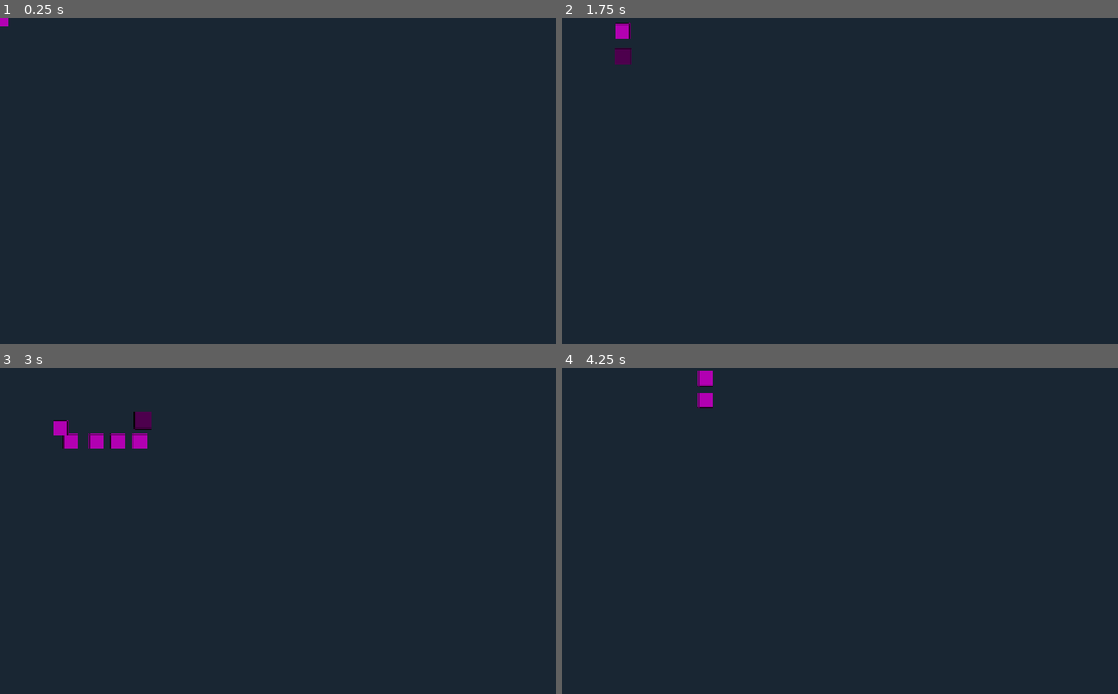
Above: before the commit, frames 1-4 (two rows, left to right).
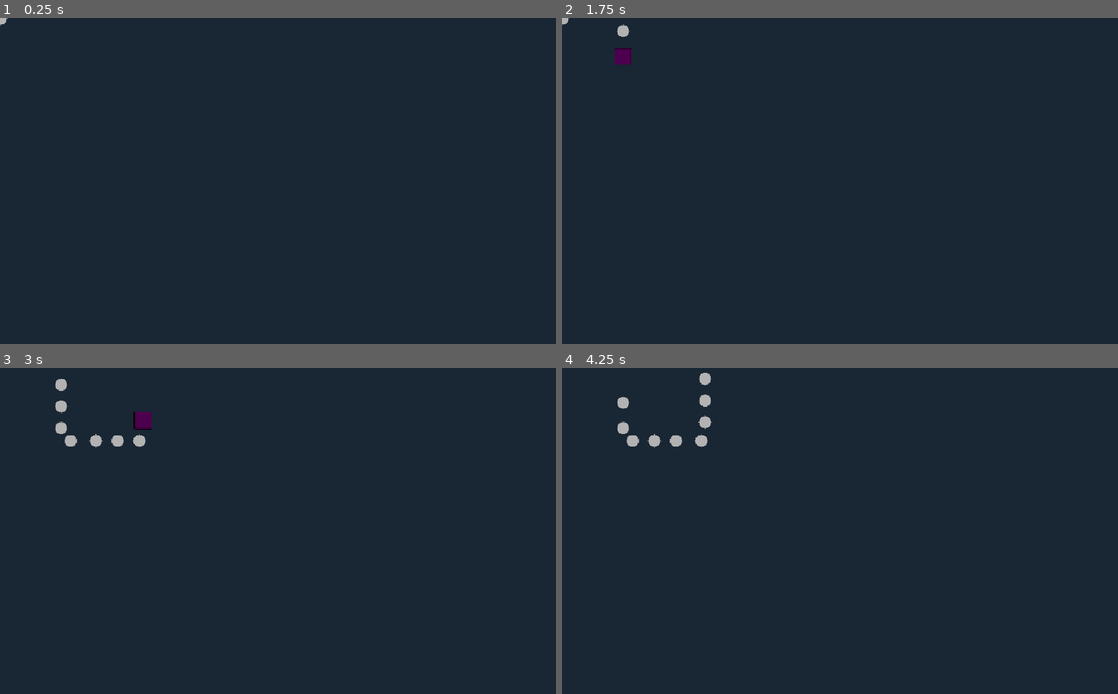
Above: after the commit, the same moments.

Repository: josephhagancreative/rotasnake
Game: Godot game, scene res://Snake.tscn
The game is run twice, just before and just after one commit, with the same random seed, the same clock (stepped at 60 frames per second) and the same inputs.
Inputs:
- Up to frame 1 (0.25 s): no input
- Up to frame 2 (1.75 s): tap Enter (ui_accept) at 0.5, 0.77, 1.52 s; hold Right (ui_right) 0.53-1.28 s; hold Down (ui_down) from 1.28 s (still down)
- Up to frame 3 (3 s): release Down (ui_down) at 2.03 s; hold Right (ui_right) 2.03-2.78 s; hold Up (ui_up) from 2.78 s (still down)
- Up to frame 4 (4.25 s): tap Enter (ui_accept) at 3.02, 3.77 s; release Up (ui_up) at 3.53 s; hold Left (ui_left) from 3.53 s (still down)

The runs differ from the first frame. In frame 1, less than 0.1% of the frame differs, in the area x 0-2%, y 0-3%; in frame 2, 0.2%; in frame 3, 0.8%, in the area x 9-27%, y 3-25%; in frame 4, 0.7%.

Commit message:
update snake body

Diff:
--- a/levels/Level3.gd
+++ b/levels/Level3.gd
@@ -51,20 +51,6 @@
 	obstacle2.move_speed = 60
 	add_child(obstacle2)
 
-	# Debug: Log goal and obstacle positions
-	print("=== LEVEL 3 DEBUG ===")
-	print("Goal position: ", goal.position)
-	print("Goal bounds: ", goal.position - Vector2(20, 20), " to ", goal.position + Vector2(20, 20))
-	print("Goal + 25px clearance zone: ", goal.position - Vector2(45, 45), " to ", goal.position + Vector2(45, 45))
-	print("Obstacle2 start: ", obstacle2.position)
-	print("Obstacle2 move_distance: ", obstacle2.move_distance, " (half_dist: ", obstacle2.move_distance * 0.5, ")")
-	var half_dist = obstacle2.move_distance * 0.5
-	print("Square corners will be:")
-	print("  1: ", obstacle2.position)
-	print("  2: ", obstacle2.position + Vector2(half_dist, 0))
-	print("  3: ", obstacle2.position + Vector2(half_dist, half_dist))
-	print("  4: ", obstacle2.position + Vector2(0, half_dist))
-
 func create_wall_line(start: Vector2, end: Vector2):
 	var line = Line2D.new()
 	line.add_point(start)
--- a/snake.gd
+++ b/snake.gd
@@ -26,7 +26,12 @@
 var tail_segments = []
 var position_history = []
 var history_timer = 0.0
-var tail_length = 5  # Start with 5 segments
+var tail_length = 12  # Start with 12 segments to reduce gaps
+
+# Self-collision immunity
+var collision_immunity_time = 2.0  # 2 seconds of immunity at start
+var immunity_timer = 0.0
+var min_tail_segment_distance = 3  # Ignore first 3 tail segments
 
 # Visual
 @onready var sprite = $Sprite2D
@@ -38,6 +43,9 @@
 var tail_segment_scene = preload("res://TailSegment.tscn")
 
 func _ready():
+	# Initialize immunity timer
+	immunity_timer = collision_immunity_time
+
 	# Set initial movement direction for smooth rotation start
 	movement_direction = Vector2(1, 0)  # Start facing right
 
@@ -60,9 +68,23 @@
 	create_tail_segments()
 
 	# Connect head area for self-collision detection
+	# Configure HeadArea collision - it should be on layer 1 and detect layer 2 (tail segments)
+	head_area.collision_layer = 1  # 2^0 = layer 1 (snake_head)
+	head_area.collision_mask = 2   # 2^1 = detect layer 2 (snake_tail)
+
+	# Set head collision shape to normal size for solid body
+	var head_collision = head_area.get_child(0) as CollisionShape2D
+	if head_collision and head_collision.shape is CircleShape2D:
+		var head_shape = head_collision.shape as CircleShape2D
+		head_shape.radius = 12.0  # Back to normal size for solid collision
+
 	head_area.area_entered.connect(_on_head_area_entered)
 
 func _physics_process(delta):
+	# Update immunity timer
+	if immunity_timer > 0:
+		immunity_timer -= delta
+
 	# Record position history
 	update_position_history(delta)
 
@@ -198,7 +220,6 @@
 
 func die():
 	# Called when snake hits something
-	print("Snake died!")
 	died.emit()
 	set_physics_process(false)  # Stop movement
 
@@ -221,6 +242,19 @@
 func create_tail_segments():
 	for i in range(tail_length):
 		var segment = tail_segment_scene.instantiate()
+
+		# Set collision layer for tail segments (layer 2: snake_tail)
+		segment.collision_layer = 2  # 2^1 = layer 2
+		segment.collision_mask = 0   # Don't detect anything
+
+		# Set tail collision shape to be smaller than head (circular)
+		var tail_collision = segment.get_child(0) as CollisionShape2D
+		if tail_collision:
+			# Create a circular collision shape for body segments
+			var circle_shape = CircleShape2D.new()
+			circle_shape.radius = 10.0  # Smaller than head (12px)
+			tail_collision.shape = circle_shape
+
 		tail_segments.append(segment)
 		get_parent().call_deferred("add_child", segment)
 
@@ -252,10 +286,24 @@
 				segment.set_segment_position(hist_data.position)
 				segment.set_segment_rotation(hist_data.rotation)
 
+func check_self_collision_overlap(tail_area: Area2D):
+	die()
+
 func _on_head_area_entered(area):
+	# Check immunity period
+	if immunity_timer > 0:
+		return
+
 	# Check if we hit our own tail
 	if area in tail_segments:
-		die()
+		# Find which segment this is
+		var segment_index = tail_segments.find(area)
+
+		# Ignore collisions with nearby segments (first few segments)
+		if segment_index < min_tail_segment_distance:
+			return
+
+		check_self_collision_overlap(area)
 
 func add_tail_segment():
 	# Called when collecting items
--- a/tail_segment.gd
+++ b/tail_segment.gd
@@ -2,6 +2,31 @@
 class_name TailSegment
 
 @onready var sprite = $Sprite2D
+
+func _ready():
+	# Make the sprite circular for body segments
+	if sprite:
+		# Create a circular texture programmatically
+		var image = Image.create(32, 32, false, Image.FORMAT_RGBA8)
+		var center = Vector2(16, 16)
+		var radius = 14.0
+
+		# Draw a filled circle
+		for x in range(32):
+			for y in range(32):
+				var distance = Vector2(x, y).distance_to(center)
+				if distance <= radius:
+					# White circle with full opacity
+					image.set_pixel(x, y, Color.WHITE)
+				else:
+					# Transparent outside
+					image.set_pixel(x, y, Color.TRANSPARENT)
+
+		# Create texture from image
+		var texture = ImageTexture.new()
+		texture.set_image(image)
+		sprite.texture = texture
+		sprite.scale = Vector2(0.8, 0.8)  # Make it slightly smaller than head
 
 # Called when the snake's head enters this tail segment
 func _on_area_entered(area):
